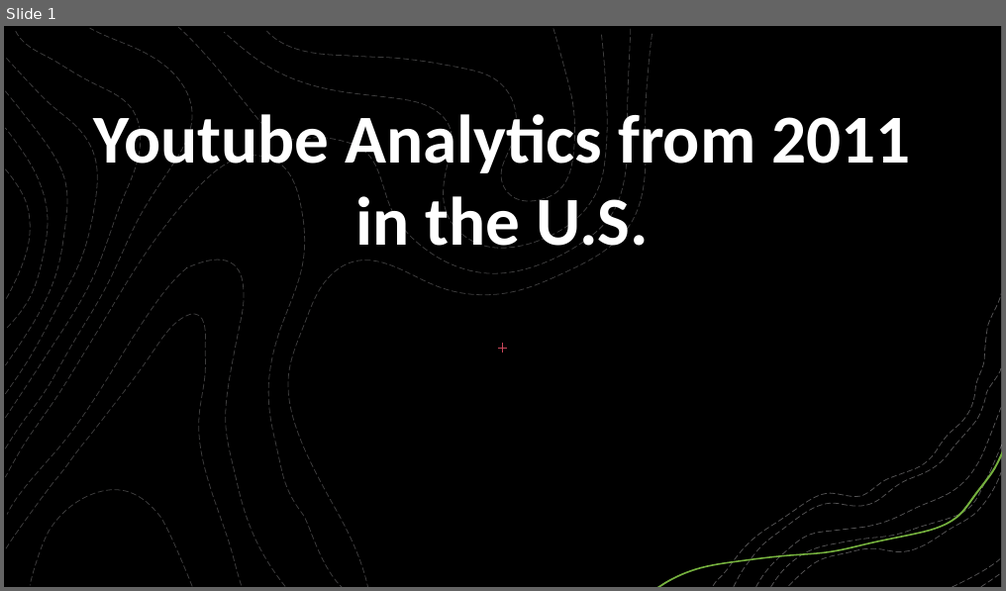
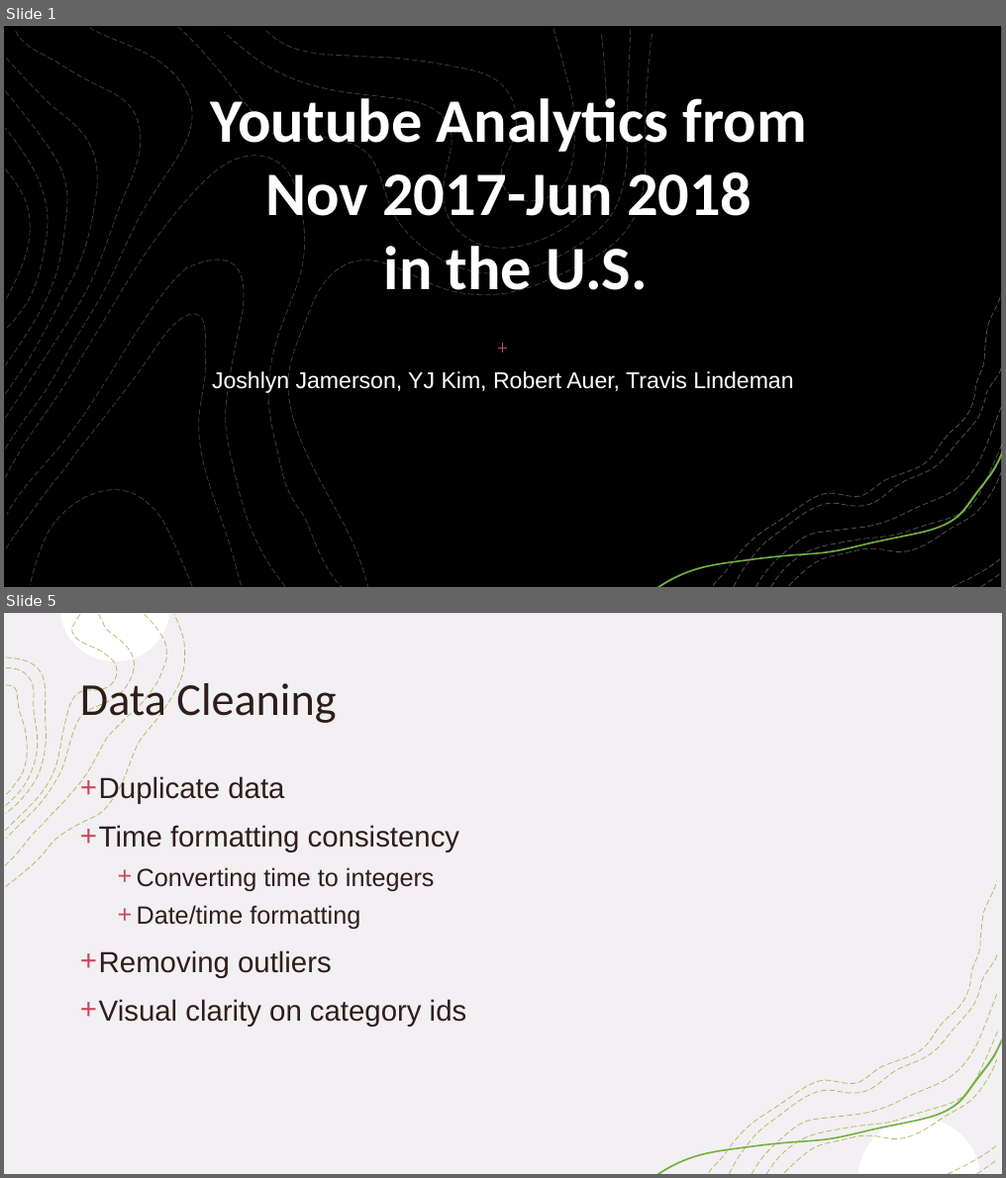
Before and after one commit to tralinde/tralinde_EDA_group_presentation, a slide deck: ppt/Youtube Analytics from 2011 in the U.pptx. Shown one above the other, each under a label of ours: slide 1 before the commit, slides 1 and 5 after it; the slides between them are not shown. The pictures are 1006x591 and 1006x1178 pixels, drawn with LibreOffice and Linux fonts; fonts in the diff are those of the drawing; background and template pictures are left out; a plain dark background stands for a picture behind light text. Boxes give left, top, right and bottom in pixels: in the first picture for what was removed or moved away, otherwise in the second. Text is boxed around its words. In the diff, an @@ line names an element or a change of style, - is before the commit and + after.

```diff
--- a/ppt/Youtube Analytics from 2011 in the U.pptx
+++ b/ppt/Youtube Analytics from 2011 in the U.pptx
@@ slide 5 added at (x1=4, y1=613, x2=1002, y2=1174), background #FFFFFF; not listed: 11 template elements that a slide beside it also shows @@
@@ rectangle added at (x1=4, y1=613, x2=1002, y2=1174), fill #F2F0F3, outline #F2F2F2 1 pt @@
@@ group added at (x1=6, y1=615, x2=185, y2=887): 4 freeform shapes @@
@@ title added at (x1=80, y1=676, x2=336, y2=726), 44 pt, text #2F1D1A @@
+Data Cleaning
@@ text added at (x1=99, y1=776, x2=467, y2=1027), 28 pt, text #2F1D1A @@
++ Duplicate data
++ Time formatting consistency
+  + Converting time to integers
+  + Date/time formatting
++ Removing outliers
++ Visual clarity on category ids
@@ freeform shape added at (x1=709, y1=881, x2=997, y2=1173), outline #9CA931 0.75 pt dashed @@
@@ freeform shape added at (x1=785, y1=1059, x2=997, y2=1173), outline #9CA931 0.75 pt dashed @@
@@ slide 1 changed as well @@
@@ title at (x1=211, y1=90, x2=806, y2=295): text changed; size 66 to 59.4 pt @@
-Youtube Analytics from 2011 in the U.S.
+Youtube Analytics from
+Nov 2017-Jun 2018
+in the U.S.
@@ subtitle added at (x1=212, y1=371, x2=793, y2=393), 22 pt, text #FFFFFF @@
+Joshlyn Jamerson, YJ Kim, Robert Auer, Travis Lindeman
```
Also in this commit, not shown: 1 other slide changed, 5 other slides added.
